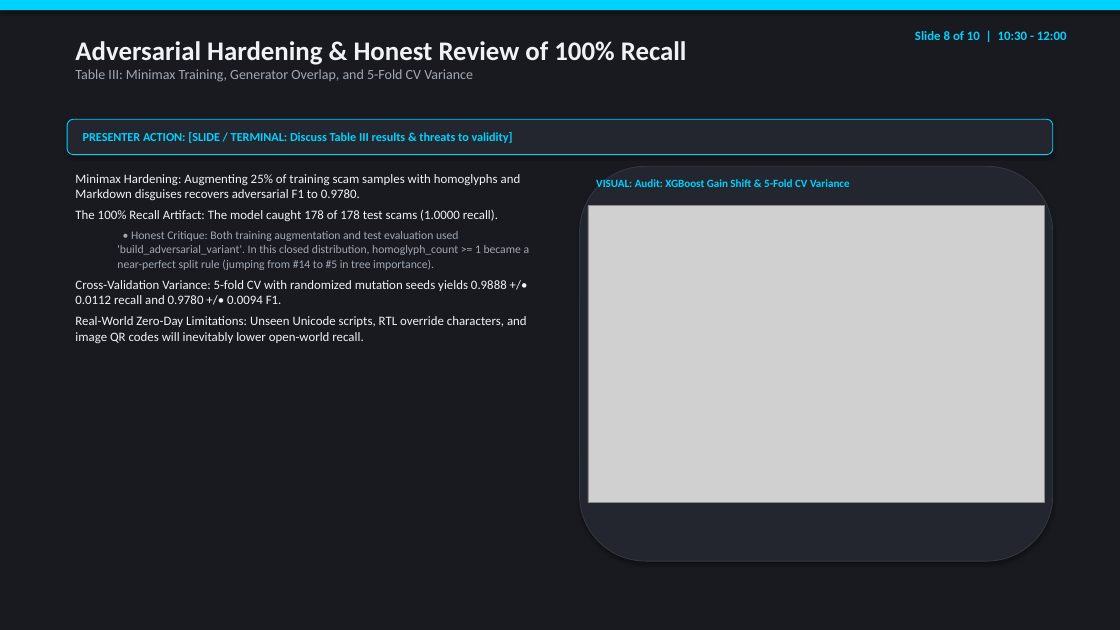
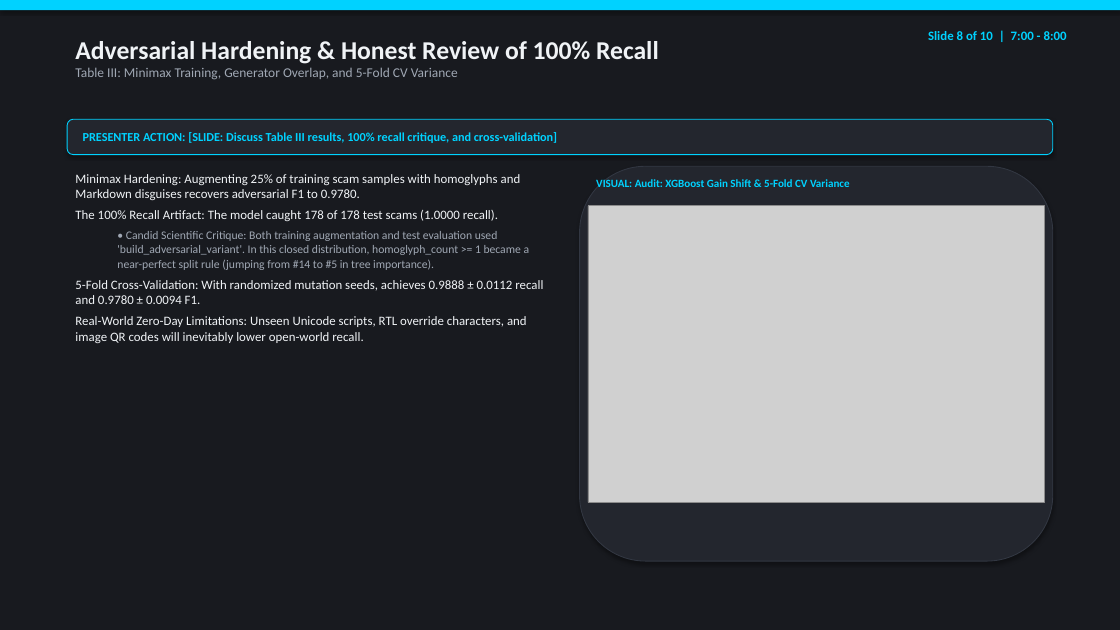
Before and after one commit to danvse/ML_DM_Discord_Phishing, a slide deck: slide 8 of docs/slides/DEMO_PRESENTATION_SLIDES.pptx. Drawn at 1120x630 pixels with LibreOffice and Linux fonts; fonts in the diff are those of the drawing; grey boxes stand for pictures. Boxes give left, top, right and bottom in pixels: in the first picture for what was removed or moved away, otherwise in the second. Text is boxed around its words. In the diff, an @@ line names an element or a change of style, - is before the commit and + after.

```diff
--- a/docs/slides/DEMO_PRESENTATION_SLIDES.pptx
+++ b/docs/slides/DEMO_PRESENTATION_SLIDES.pptx
@@ text "Adversarial Hardening & Honest Review ..." at bbox=[75, 41, 659, 79]: size 23 to 22 pt in "Adversarial Hardening & Honest Review of 100% ..."; size 12 to 11.5 pt in "Table III: Minimax Training, Generator Overlap, and ..." @@
@@ text at bbox=[928, 31, 1067, 40]: text changed @@
-Slide 8 of 10 | 10:30 - 12:00
+Slide 8 of 10 | 7:00 - 8:00
@@ text in rounded rectangle at bbox=[83, 132, 557, 143]: text changed @@
-PRESENTER ACTION: [SLIDE / TERMINAL: Discuss Table III results & threats to validity]
+PRESENTER ACTION: [SLIDE: Discuss Table III results, 100% recall critique, and cross-validation]
@@ text at bbox=[75, 231, 543, 304]: text changed @@
-  • Honest Critique: Both training augmentation and test evaluation used 'build_adversarial_variant'. In this closed distribution, homoglyph_count >= 1 became a near-perfect split rule (jumping from #14 to #5 in tree importance).
-Cross-Validation Variance: 5-fold CV with randomized mutation seeds yields 0.9888 +/• 0.0112 recall and 0.9780 +/• 0.0094 F1.
+  • Candid Scientific Critique: Both training augmentation and test evaluation used 'build_adversarial_variant'. In this closed distribution, homoglyph_count >= 1 became a near-perfect split rule (jumping from #14 to #5 in tree importance).
+5-Fold Cross-Validation: With randomized mutation seeds, achieves 0.9888 ± 0.0112 recall and 0.9780 ± 0.0094 F1.
```
Also in this commit, not shown: 9 other slides changed, 2 other files.
